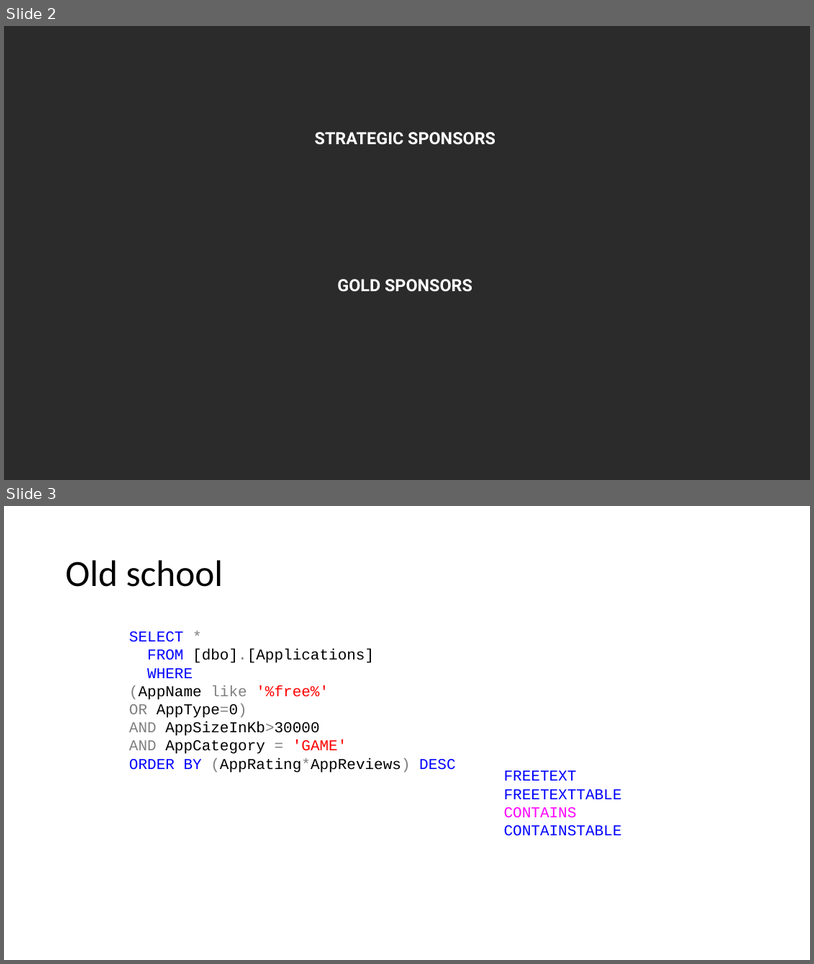
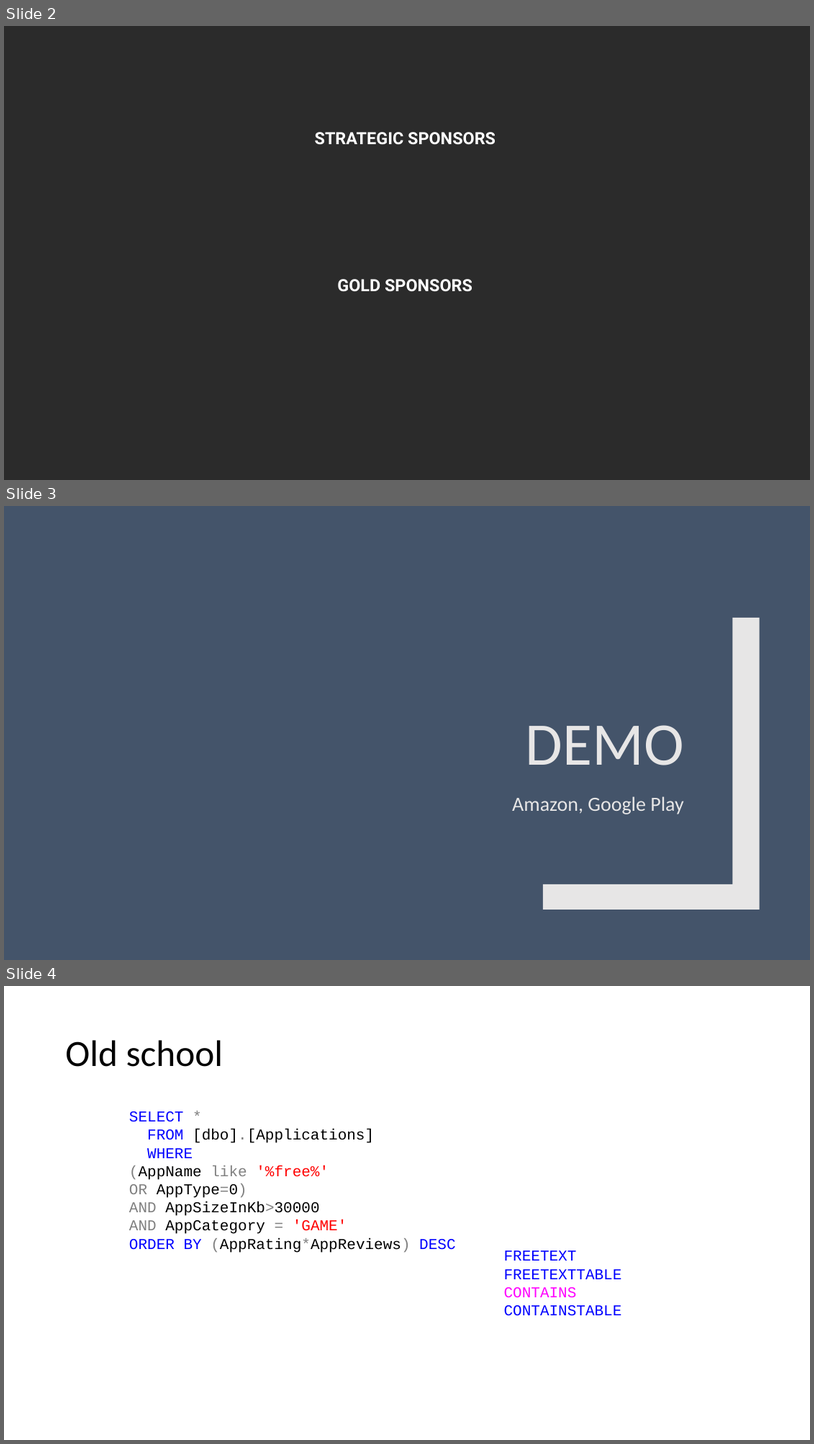
Before and after one commit to childotg/Events.2019, a slide deck: 190528 - Cloud Developer Days @Krakow/Session 2/Full-text search with Azure Search and SQL Database.pptx. Shown one above the other, each under a label of ours: slides 2 and 3 before the commit, slides 2, 3 and 4 after it. The pictures are 814x964 and 814x1444 pixels, drawn with LibreOffice and Linux fonts; fonts in the diff are those of the drawing; background and template pictures are left out; a plain dark background stands for a picture behind light text. Boxes give left, top, right and bottom in pixels: in the first picture for what was removed or moved away, otherwise in the second. Text is boxed around its words. In the diff, an @@ line names an element or a change of style, - is before the commit and + after.

Commit message:
ppt final

```diff
--- a/190528 - Cloud Developer Days @Krakow/Session 2/Full-text search with Azure Search and SQL Database.pptx
+++ b/190528 - Cloud Developer Days @Krakow/Session 2/Full-text search with Azure Search and SQL Database.pptx
@@ slide 3 added at bbox=[4, 506, 810, 960], background #44546A @@
@@ freeform shape added at bbox=[543, 618, 760, 909], fill #E7E6E6 @@
@@ title added at bbox=[526, 725, 684, 765], 72 pt, text #E7E6E6 @@
+DEMO
@@ text added at bbox=[512, 796, 684, 814], 24 pt, text #E7E6E6 @@
+Amazon, Google Play
@@ what was slide 3 is now slide 4 @@
```
